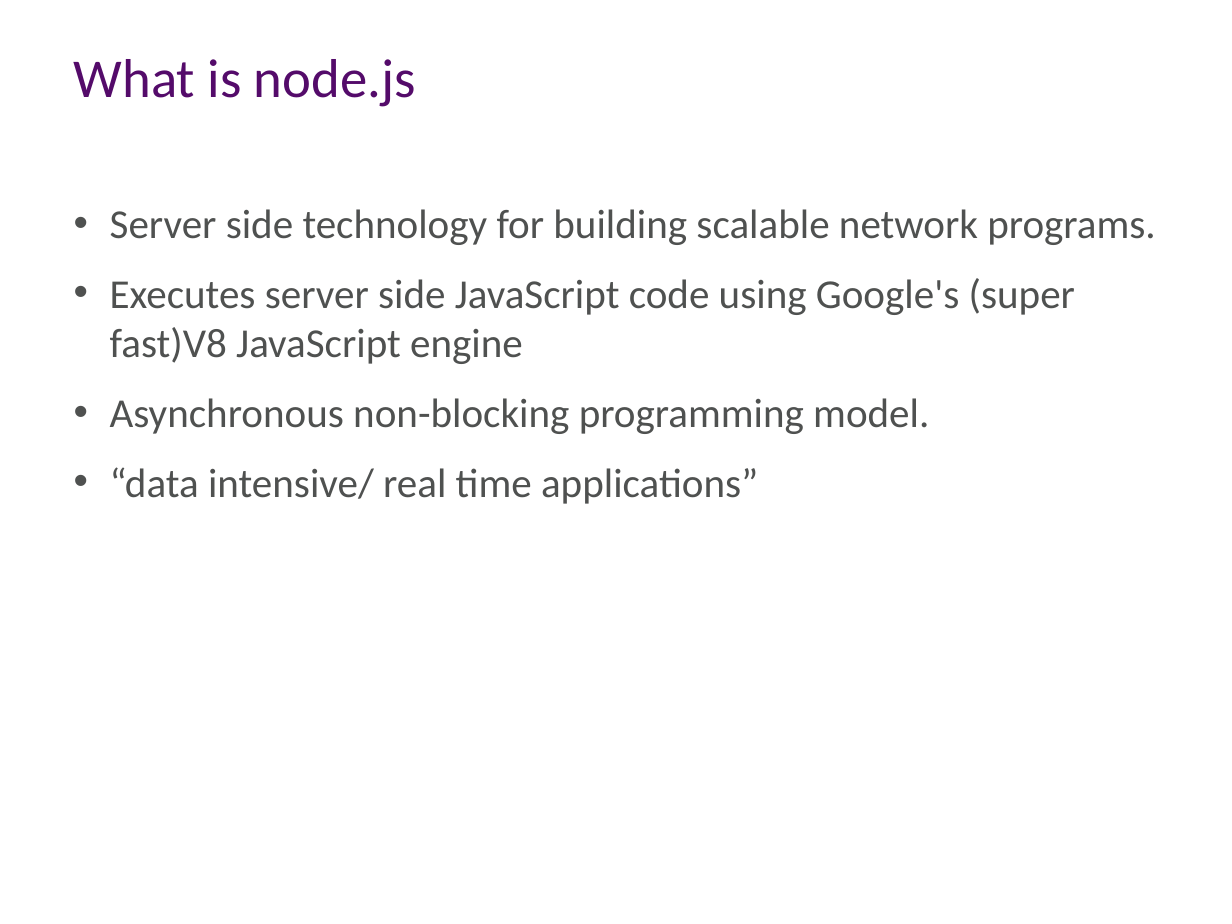
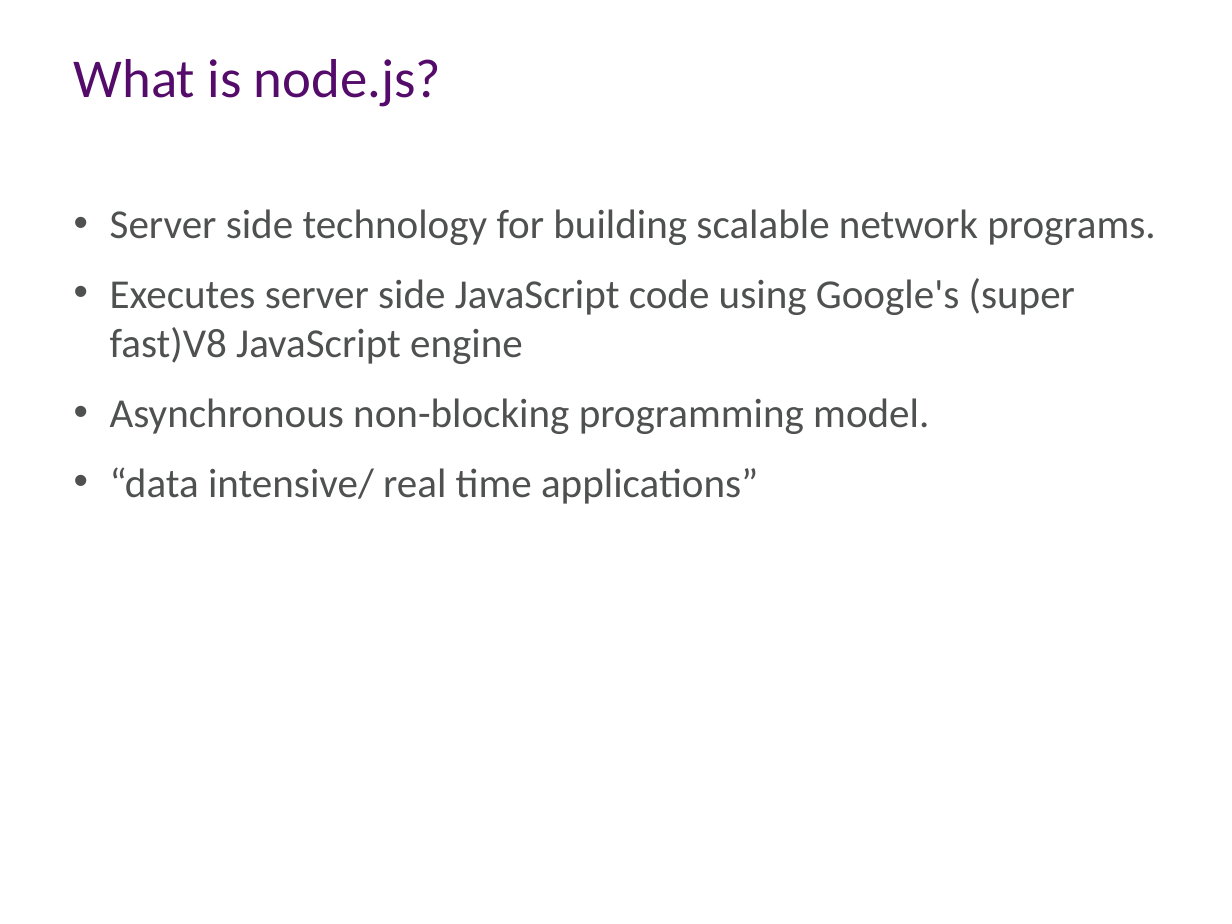
Before and after one commit to aidancasey/AzureNodeChatClient, a slide deck: slide 4 of presentation/Building Node.js Applications on Windows Azure.pptx. Drawn at 1232x924 pixels with LibreOffice and Linux fonts; fonts in the diff are those of the drawing; background and template pictures are left out. Boxes give left, top, right and bottom in pixels: in the first picture for what was removed or moved away, otherwise in the second. Text is boxed around its words. In the diff, an @@ line names an element or a change of style, - is before the commit and + after.

```diff
--- a/presentation/Building Node.js Applications on Windows Azure.pptx
+++ b/presentation/Building Node.js Applications on Windows Azure.pptx
@@ title at (x1=74, y1=59, x2=441, y2=107): text changed @@
-What is node.js
+What is node.js?
```
Also in this commit, not shown: 6 other slides changed, 3 slides added, 5 slides removed.
